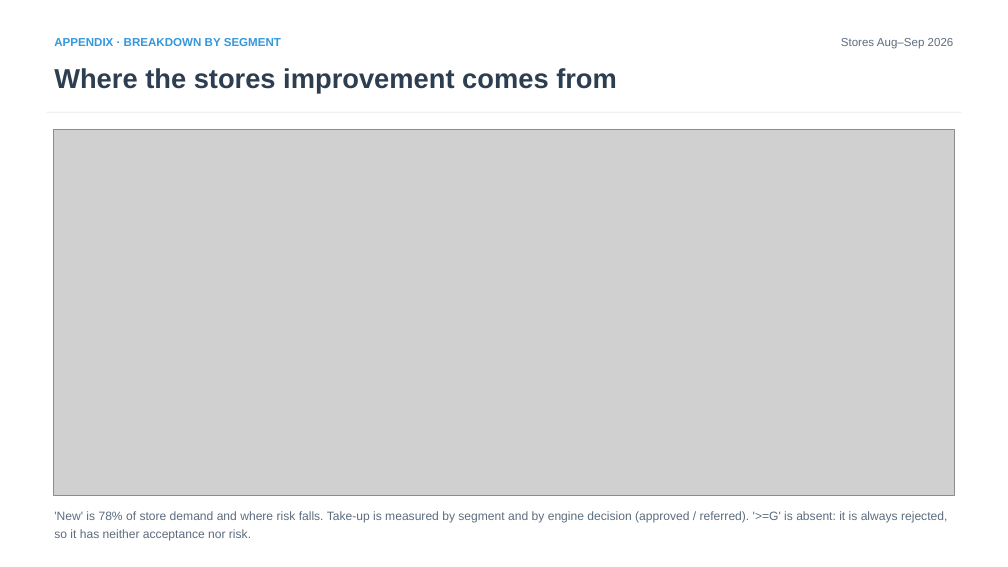
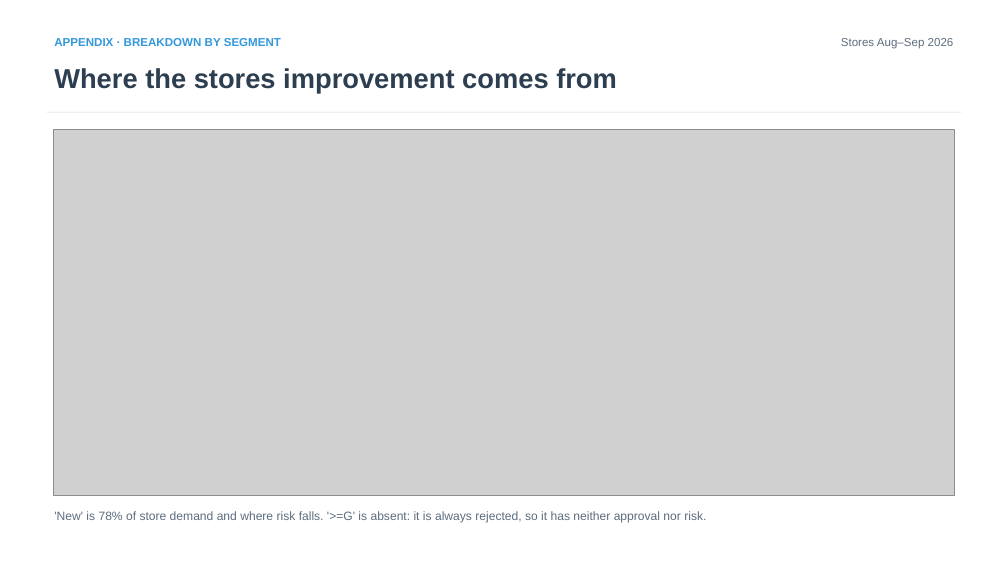
Before and after one commit to iocariz/scoring_tools, a slide deck: slide 14 of output/apple_deck/Apple_EFX_Study.pptx. Drawn at 1008x567 pixels with LibreOffice and Linux fonts; fonts in the diff are those of the drawing; grey boxes stand for pictures. Boxes give left, top, right and bottom in pixels: in the first picture for what was removed or moved away, otherwise in the second. Text is boxed around its words. In the diff, an @@ line names an element or a change of style, - is before the commit and + after.

```diff
--- a/output/apple_deck/Apple_EFX_Study.pptx
+++ b/output/apple_deck/Apple_EFX_Study.pptx
@@ text at [54, 511, 706, 523]: text changed @@
-'New' is 78% of store demand and where risk falls. Take-up is measured by segment and by engine decision (approved / referred). '>=G' is absent: it is always rejected, so it has neither acceptance nor risk.
+'New' is 78% of store demand and where risk falls. '>=G' is absent: it is always rejected, so it has neither approval nor risk.
```
Also in this commit, not shown: 9 other slides changed, 5 other files.
